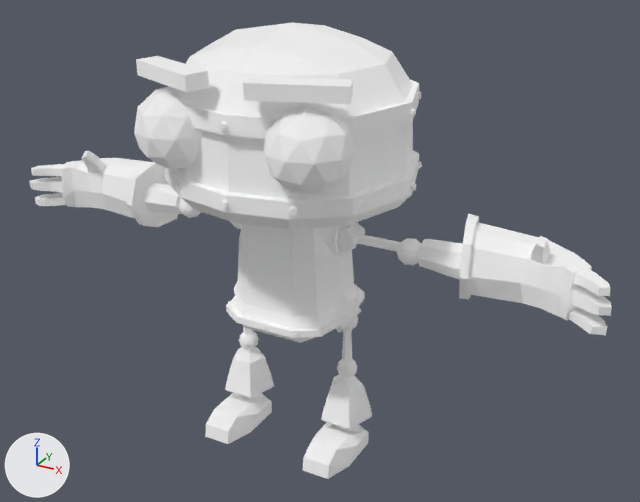
Two versions of the glTF model public/models/Robot.glb, one commit apart.
One viewpoint serves both versions: a 50 mm camera at (1.92, -3.26, 2.61) aimed at (0.11, 0.03, 0.97). Lighting does not change. The marker at lower left points along +X, +Y and +Z. Objects named as collision shapes, trigger or cutter boxes, shadow casters or lower levels of detail are left out. Where no turn or scale is listed for an object, it has been applied to the vertices.

Names of what the first picture shows: 'Arm.L', 'Arm.R', 'Foot.L', 'Foot.R', 'Hand.L', 'Hand.R', 'Head', 'Leg.L', 'Leg.R', 'LowerLeg.L', 'LowerLeg.R', 'Shoulder.L', 'Torso'.
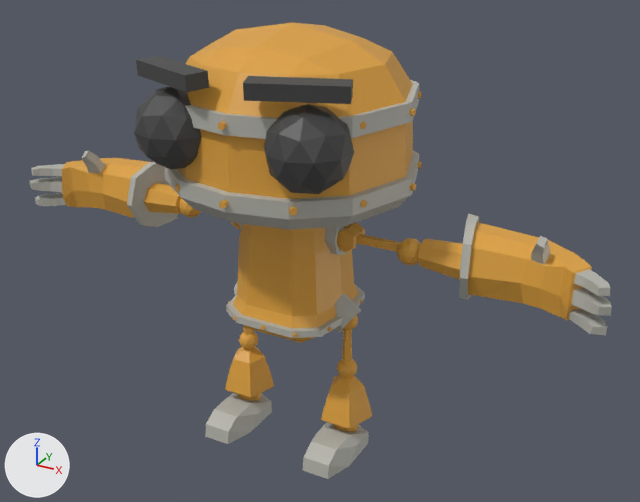
What changed in the scene script:
```text
Change mat_main:
    mat_main.metallic: 1.0 -> 0.0
    mat_main.roughness: 1.0 -> 0.5
    mat_main.base_color: (1.0, 1.0, 1.0) -> (0.738, 0.364, 0.0479)  # white #ffffff -> orange #dfa33e
Change mat_grey:
    mat_grey.metallic: 1.0 -> 0.0
    mat_grey.roughness: 1.0 -> 0.5
    mat_grey.base_color: (1.0, 1.0, 1.0) -> (0.467, 0.464, 0.419)  # white #ffffff -> grey #b6b5ad
Change mat_black:
    mat_black.base_color: (1.0, 1.0, 1.0) -> (0.0578, 0.0578, 0.0578)  # white #ffffff -> black #444444
    mat_black.roughness: 1.0 -> 0.5
```

Pixel boxes [x1, y1, x2, y2] of what changed, in the pictures (640 x 502 px):
'Head', recoloured, surface changed: [134, 23, 421, 230] in both
'Torso', recoloured, surface changed: [226, 224, 365, 343] in both
'Hand.L', recoloured, surface changed (white to orange): [418, 214, 612, 336] in both
'Hand.R', recoloured, surface changed: [29, 150, 182, 227] in both
'Foot.L', recoloured, surface changed (white to grey): [303, 422, 369, 479] in both
'Foot.R', recoloured, surface changed (white to grey): [205, 393, 272, 444] in both
'LowerLeg.L', recoloured, surface changed (white to orange): [321, 374, 372, 432] in both
'LowerLeg.R', recoloured, surface changed (white to orange): [225, 347, 274, 400] in both
'Arm.L', recoloured, surface changed: [357, 234, 421, 265] in both
'Leg.L', recoloured, surface changed: [337, 329, 357, 378] in both
'Shoulder.L', recoloured, surface changed: [337, 222, 365, 252] in both
'Leg.R', recoloured, surface changed (white to orange): [239, 326, 259, 350] in both
'Arm.R', recoloured, surface changed: [179, 199, 201, 218] in both
'Shoulder.R', recoloured, surface changed: [230, 222, 240, 229] in both
